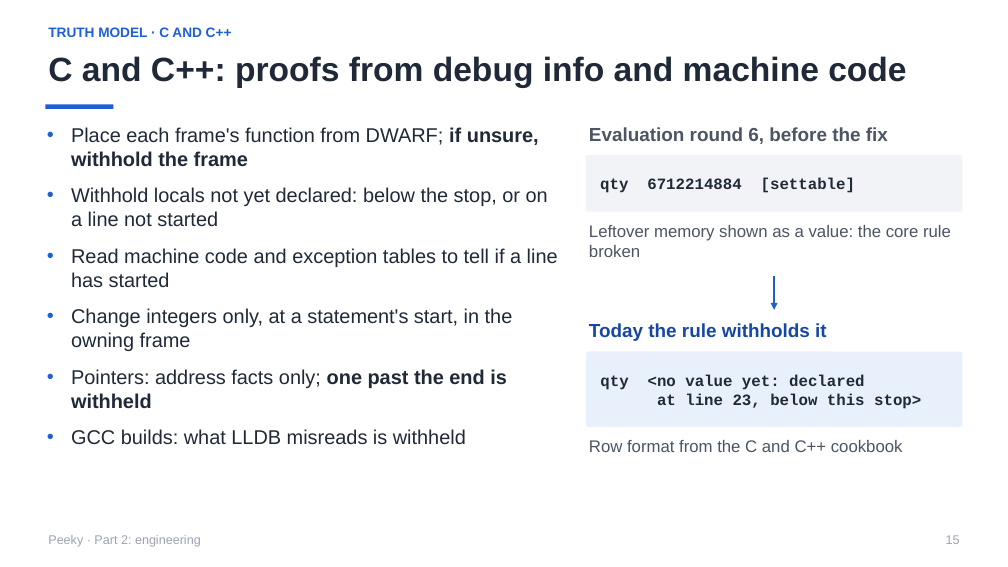
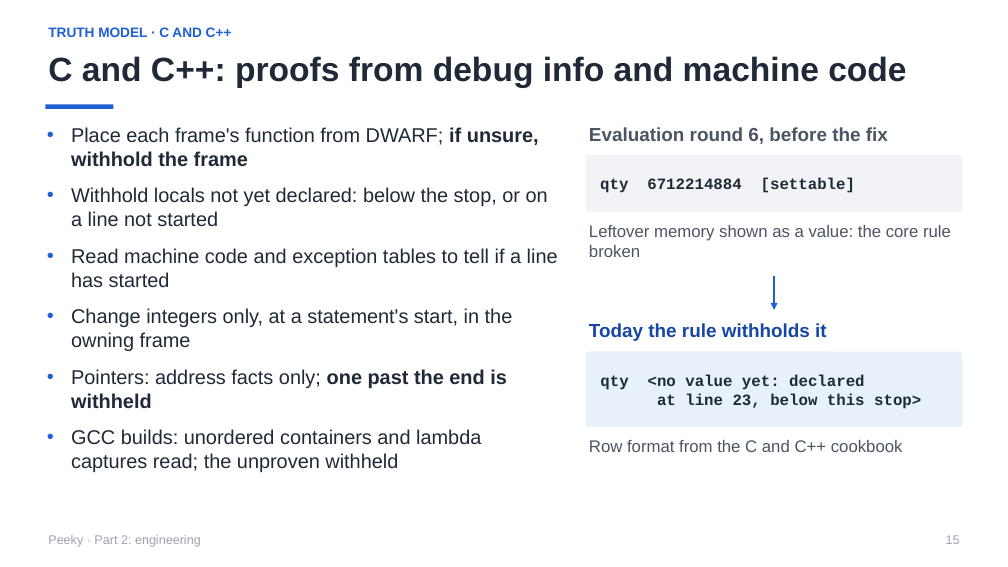
Before and after one commit to sushantmane/peeky, a slide deck: slide 15 of docs/presentation/Peeky.pptx. Drawn at 1008x567 pixels with LibreOffice and Linux fonts; fonts in the diff are those of the drawing. Boxes give left, top, right and bottom in pixels: in the first picture for what was removed or moved away, otherwise in the second. Text is boxed around its words. In the diff, an @@ line names an element or a change of style, - is before the commit and + after.

```diff
--- a/docs/presentation/Peeky.pptx
+++ b/docs/presentation/Peeky.pptx
@@ text at (x1=71, y1=429, x2=481, y2=472): text changed @@
-• GCC builds: what LLDB misreads is withheld
+• GCC builds: unordered containers and lambda captures read; the unproven withheld
```
Also in this commit, not shown: 7 other slides changed, 1 other file.
